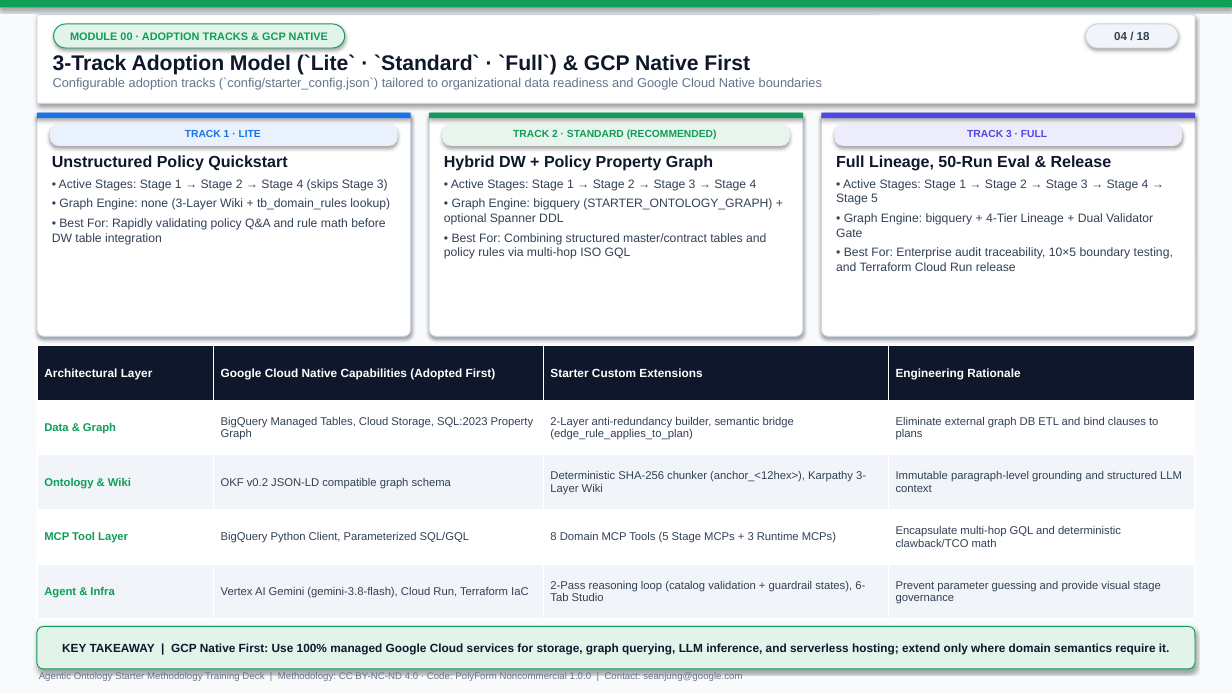
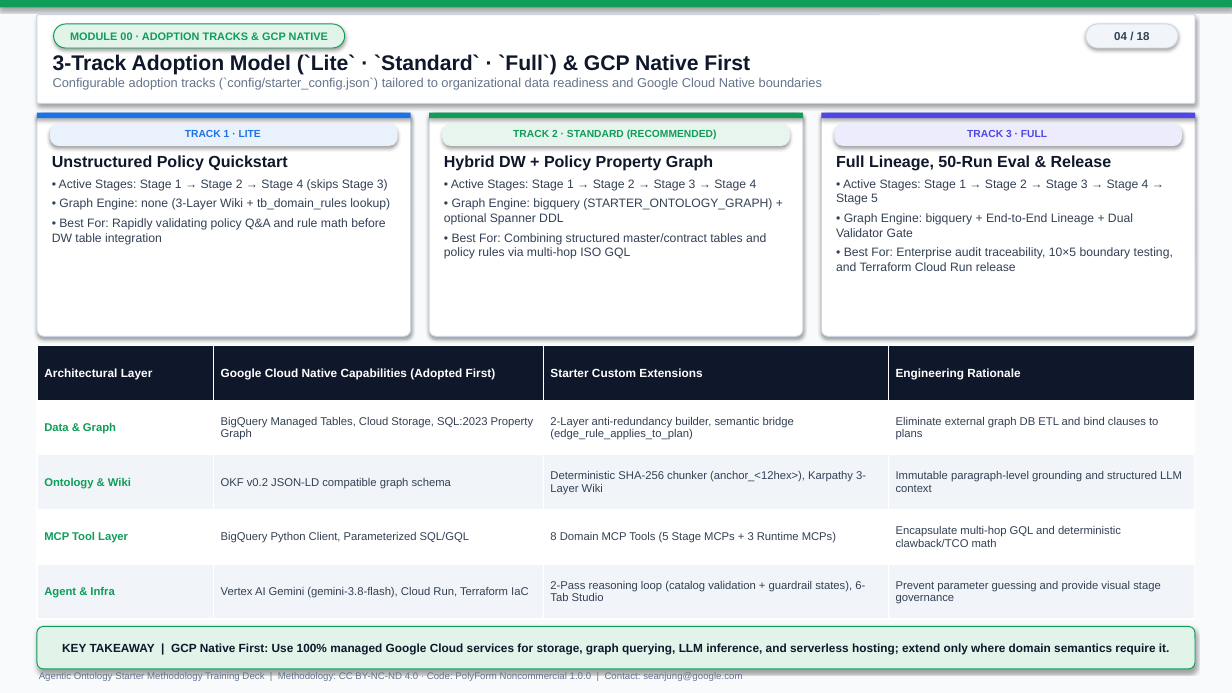
Before and after one commit to seanjungG/agentic-ontology-starter, a slide deck: slide 4 of slides/agentic_ontology_methodology_training_en.pptx. Drawn at 1232x693 pixels with LibreOffice and Linux fonts; fonts in the diff are those of the drawing. Boxes give left, top, right and bottom in pixels: in the first picture for what was removed or moved away, otherwise in the second. Text is boxed around its words. In the diff, an @@ line names an element or a change of style, - is before the commit and + after.

```diff
--- a/slides/agentic_ontology_methodology_training_en.pptx
+++ b/slides/agentic_ontology_methodology_training_en.pptx
@@ text at (836, 213, 1133, 237): text changed @@
-• Graph Engine: bigquery + 4-Tier Lineage + Dual Validator Gate
+• Graph Engine: bigquery + End-to-End Lineage + Dual Validator Gate
```
Also in this commit, not shown: 5 other slides changed, 48 other files.
